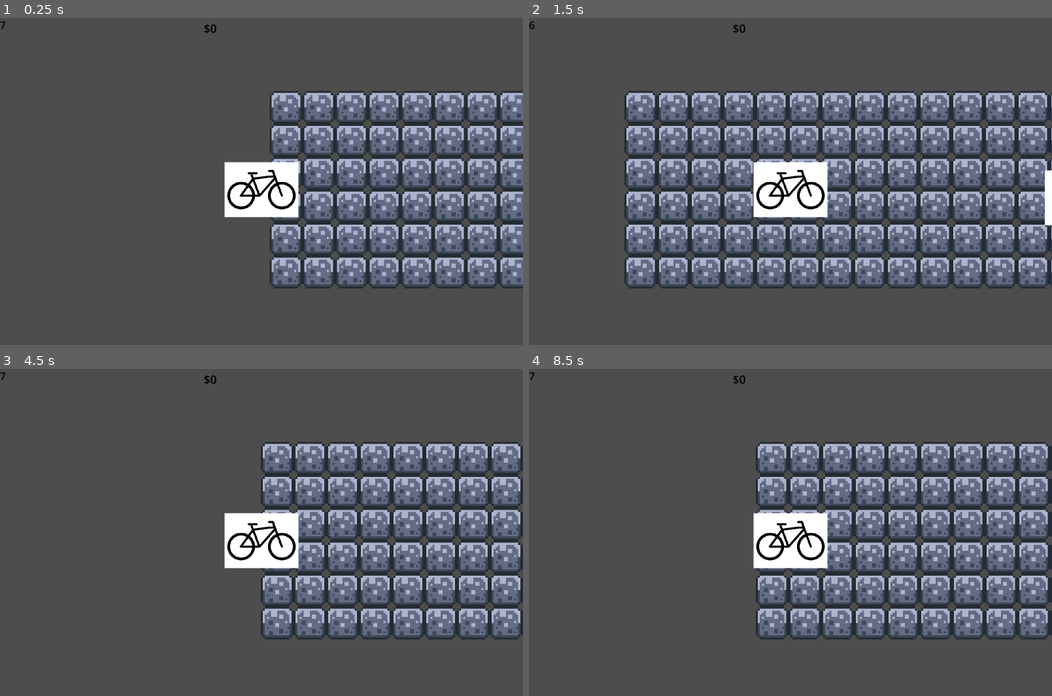
Above: before the commit, frames 1-4 (two rows, left to right).
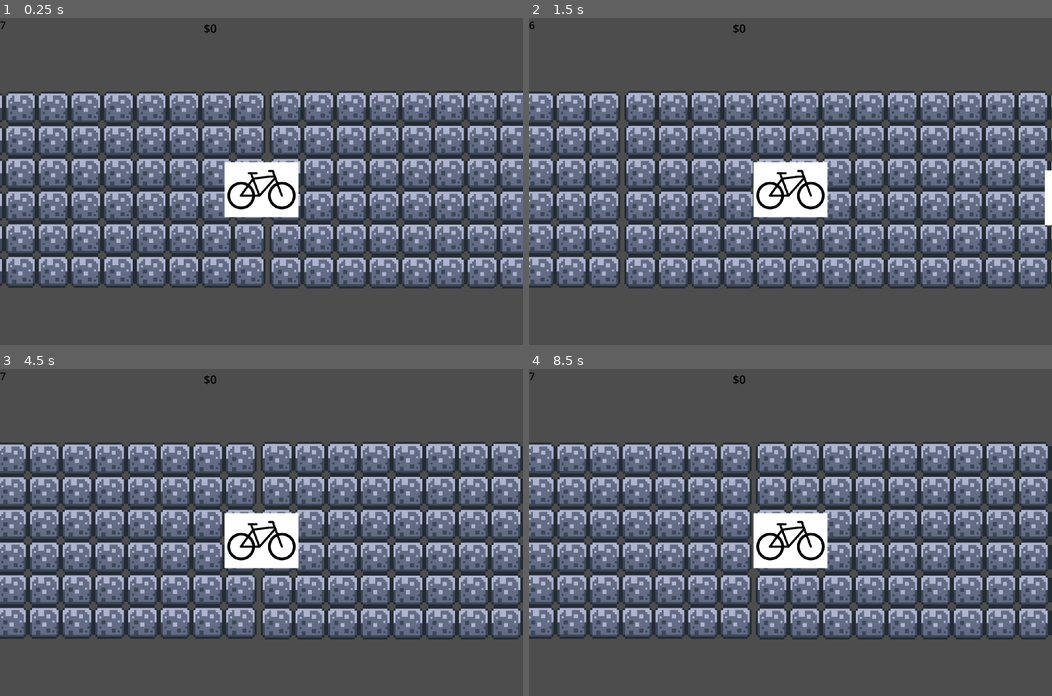
Above: after the commit, the same moments.

Repository: andreaTheCoder/brackeysgamejam
Game: Godot game, scene res://scenes/game.tscn
The game is run twice, just before and just after one commit, with the same random seed, the same clock (stepped at 60 frames per second) and the same inputs.
Inputs:
- Up to frame 1 (0.25 s): no input
- Up to frame 2 (1.5 s): tap Enter at 0.5 s; hold Right (forward) 0.53-1.28 s; hold Space (button) 0.53-1.28 s; hold Left (backward) from 1.28 s (still down); tap Shift (deliver) at 1.35 s
- Up to frame 3 (4.5 s): release Left (backward) at 2.03 s; hold Space (button) 2.03-2.78 s; hold Right (forward) 2.03-3.5 s; tap Shift (deliver) at 2.85 s; click "Next delivery" at 3.5 s; tap R (reset) at 4.25 s; hold Left (backward) from 4.28 s (still down); hold Space (button) from 4.28 s (still down)
- Up to frame 4 (8.5 s): release Space (button) at 5.03 s; tap Shift (deliver) at 5.1, 6.6 s; hold Space (button) 5.78-6.53 s; release Left (backward) at 6.53 s; hold Right (forward) 6.53-7.25 s; click "Next delivery" at 7.25 s; tap R (reset) at 8 s; hold Right (forward) from 8.03 s (still down); hold Space (button) from 8.03 s (still down)

The runs differ from the first frame. In frame 1, 24% of the frame differs, in the area x 0-51%, y 22-83%; in frame 2, 8.6%; in frame 3, 23%; in frame 4, 21%.

Commit message:
vertical boundary

Diff:
--- a/scenes/game.tscn
+++ b/scenes/game.tscn
@@ -63,6 +63,14 @@
 position = Vector2(-26.0005, -203)
 shape = SubResource("WorldBoundaryShape2D_lnu2h")
 
+[node name="Left Boundary" type="StaticBody2D" parent="World Boundaries"]
+position = Vector2(-178, -5)
+rotation = 1.5708
+
+[node name="CollisionShape2D" type="CollisionShape2D" parent="World Boundaries/Left Boundary"]
+position = Vector2(2, -130)
+shape = SubResource("WorldBoundaryShape2D_lnu2h")
+
 [node name="Icon" type="Sprite2D" parent="."]
 position = Vector2(3798, 200)
 scale = Vector2(65.3594, 1)
@@ -72,5 +80,8 @@
 collision_layer = 1
 collision_mask = 2
 
+[node name="Lane2" parent="." instance=ExtResource("3_lnu2h")]
+position = Vector2(-127, 2)
+scale = Vector2(0.5, 0.5)
+
 [connection signal="timeout" from="UI elements/time label/Timer" to="Game Manager" method="_on_timer_timeout"]
-[connection signal="body_exited" from="target_house" to="target_house" method="_on_body_exited"]
